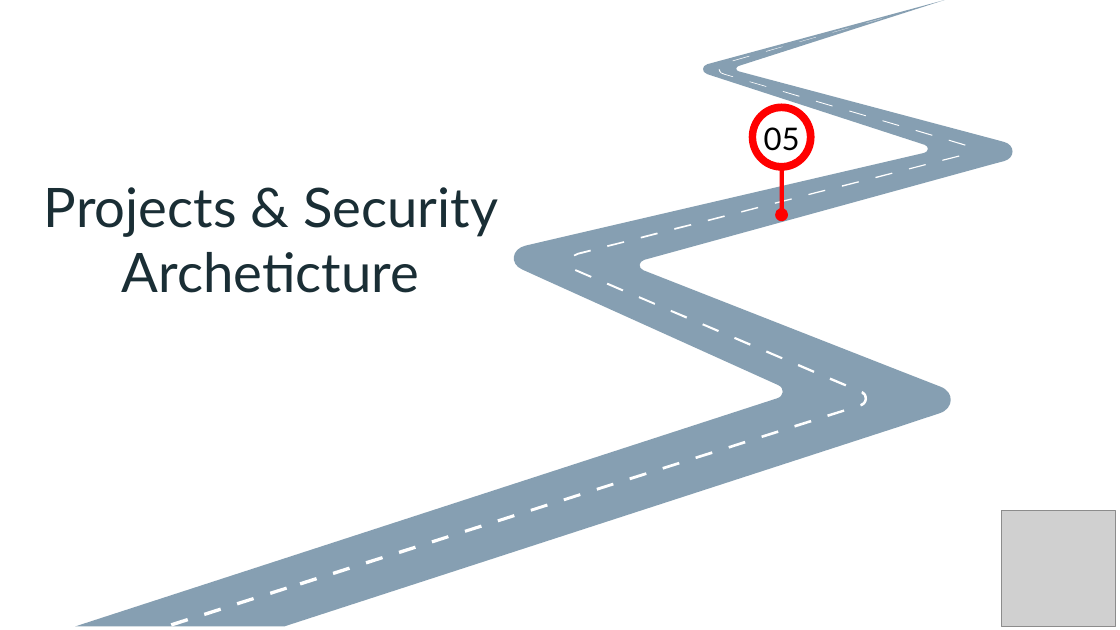
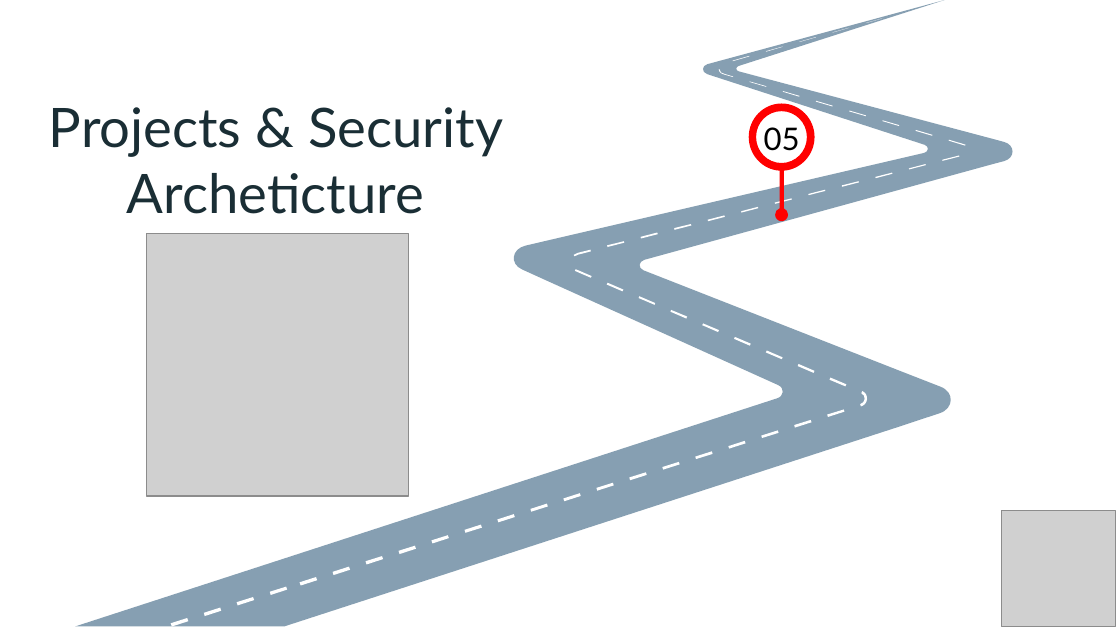
Before and after one commit to OsamahAlnasser/TotallyNotLame, a slide deck: slide 10 of Cybersecurity Academy (Teams C & D).pptx. Drawn at 1120x630 pixels with LibreOffice and Linux fonts; fonts in the diff are those of the drawing; grey boxes stand for pictures; background and template pictures are left out. Boxes give left, top, right and bottom in pixels: in the first picture for what was removed or moved away, otherwise in the second. Text is boxed around its words. In the diff, an @@ line names an element or a change of style, - is before the commit and + after.

```diff
--- a/Cybersecurity Academy (Teams C & D).pptx
+++ b/Cybersecurity Academy (Teams C & D).pptx
@@ text "Projects & Security Archeticture": place and size @@
-text "Projects & Security Archeticture" at [44,187,498,293]
+text "Projects & Security Archeticture" at [49,107,503,214]
@@ picture added at [146,234,408,496] @@
```
Also in this commit, not shown: 7 other slides changed, 2 slides added, 1 slide removed.
